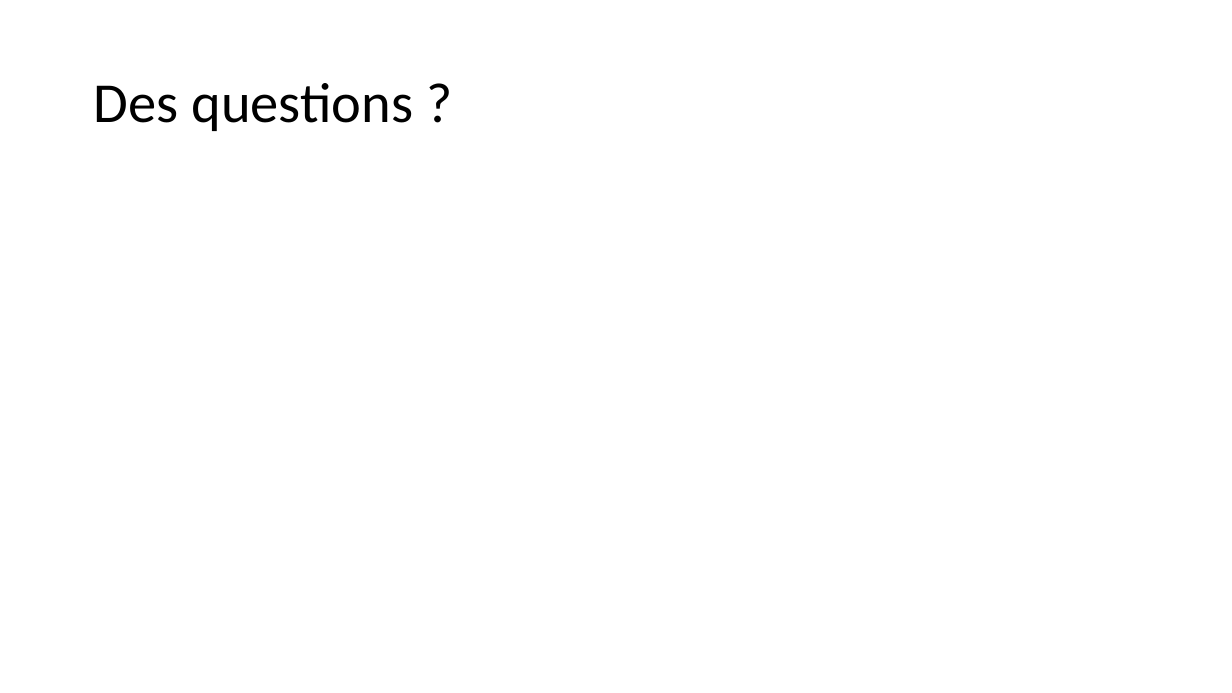
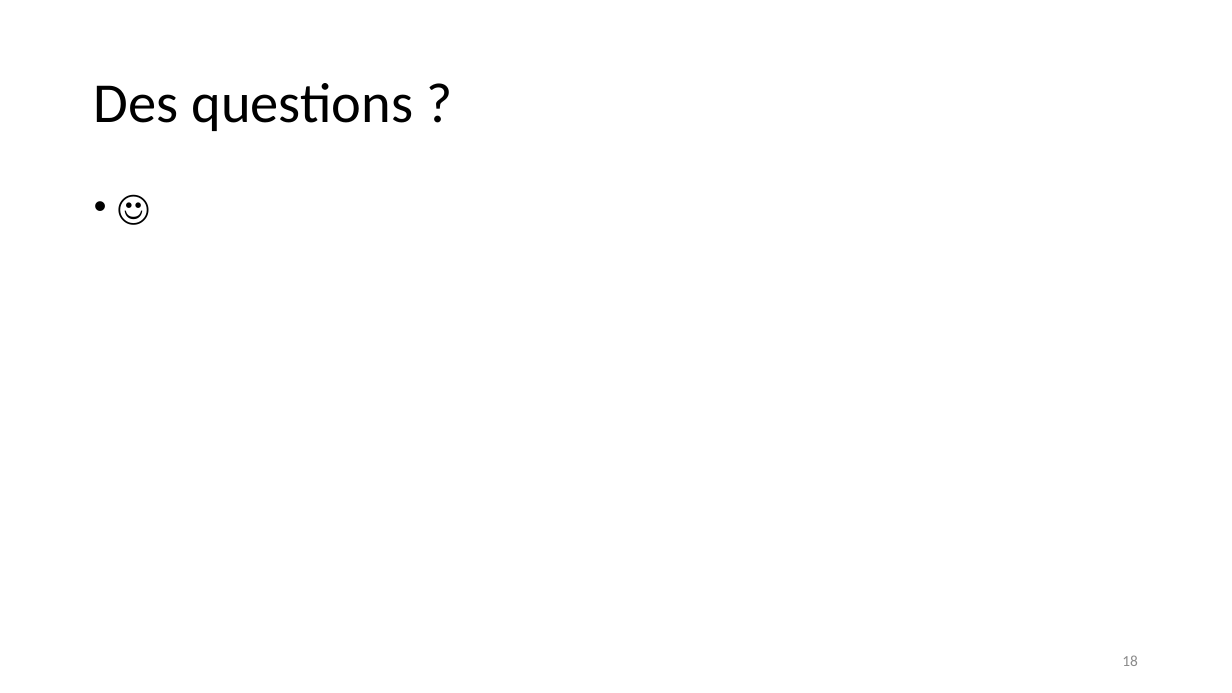
Before and after one commit to ioniATX/DHT_oblivion, a slide deck: slide 18 of présentation.pptx (slide 19 before the commit). Drawn at 1232x693 pixels with LibreOffice and Linux fonts; fonts in the diff are those of the drawing. Boxes give left, top, right and bottom in pixels: in the first picture for what was removed or moved away, otherwise in the second. Text is boxed around its words. In the diff, an @@ line names an element or a change of style, - is before the commit and + after.

```diff
--- a/présentation.pptx
+++ b/présentation.pptx
@@ text added at bbox=[85, 185, 1148, 625], 28 pt, text #000000 @@
+• ☺
@@ page number added at bbox=[1122, 655, 1138, 666], 12 pt, text #8C8C8C @@
+18
```
Also in this commit, not shown: 9 other slides changed, 8 slides added, 9 slides removed, 1 other file.
